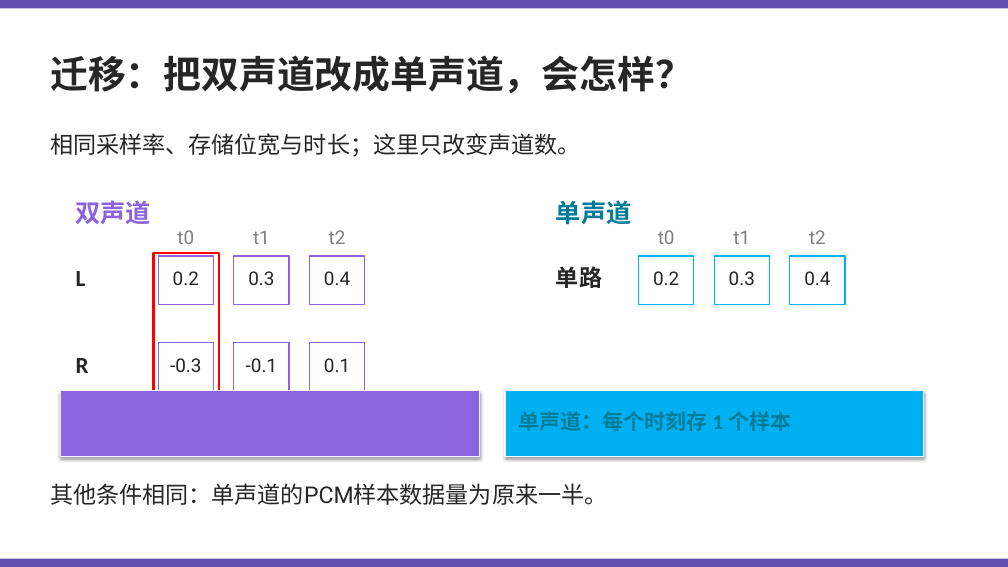
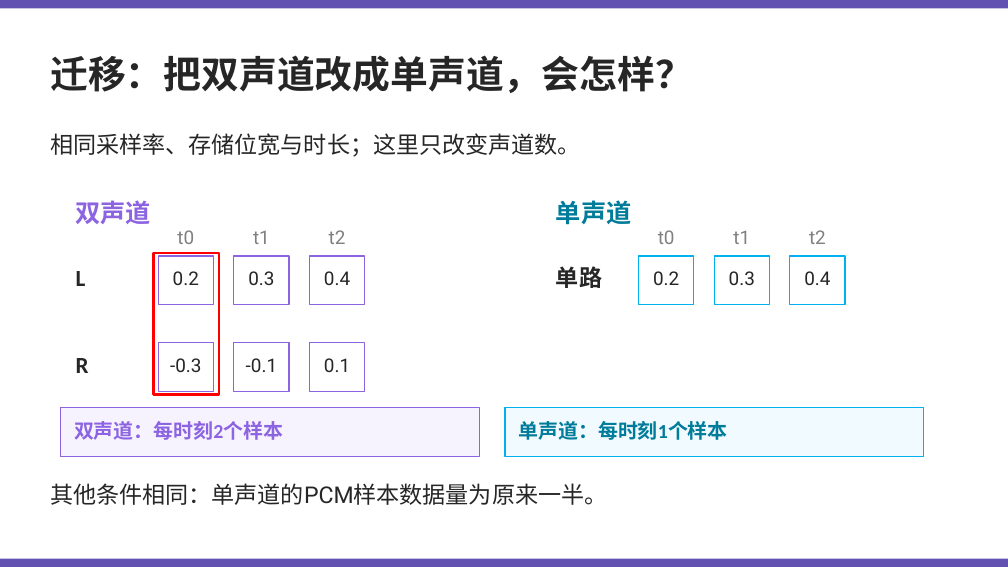
Before and after one commit to Kunonepeng/shtick, a slide deck: slide 46 of 1-2-encoding/1-2-3-audio-encoding-v2/1-2-3-audio-encoding-v8.6.gpt.pptx. Drawn at 1008x567 pixels with LibreOffice and Linux fonts; fonts in the diff are those of the drawing. Boxes give left, top, right and bottom in pixels: in the first picture for what was removed or moved away, otherwise in the second. Text is boxed around its words. In the diff, an @@ line names an element or a change of style, - is before the commit and + after.

```diff
--- a/1-2-encoding/1-2-3-audio-encoding-v2/1-2-3-audio-encoding-v8.6.gpt.pptx
+++ b/1-2-encoding/1-2-3-audio-encoding-v2/1-2-3-audio-encoding-v8.6.gpt.pptx
@@ rectangle resized from (x1=60, y1=390, x2=479, y2=457) to (x1=60, y1=408, x2=479, y2=457) @@
@@ rectangle at (x1=60, y1=408, x2=479, y2=457): fill #8C64E1 to #F6F3FF; outline #F6F3FF 1 pt to #8C64E1 1 pt; shadow off @@
@@ rectangle resized from (x1=505, y1=390, x2=924, y2=457) to (x1=505, y1=408, x2=924, y2=457) @@
@@ rectangle at (x1=505, y1=408, x2=924, y2=457): fill #00B0F0 to #F1FAFF; outline #F1FAFF 1 pt to #00B0F0 1 pt; shadow off @@
@@ text added at (x1=74, y1=421, x2=283, y2=440), 19 pt, text #8C64E1, bold @@
+双声道：每时刻2个样本
@@ text at (x1=519, y1=421, x2=728, y2=440): text changed; size 20 to 19 pt @@
-单声道：每个时刻存 1 个样本
+单声道：每时刻1个样本
```
Also in this commit, not shown: 11 other slides changed, 12 other files.
